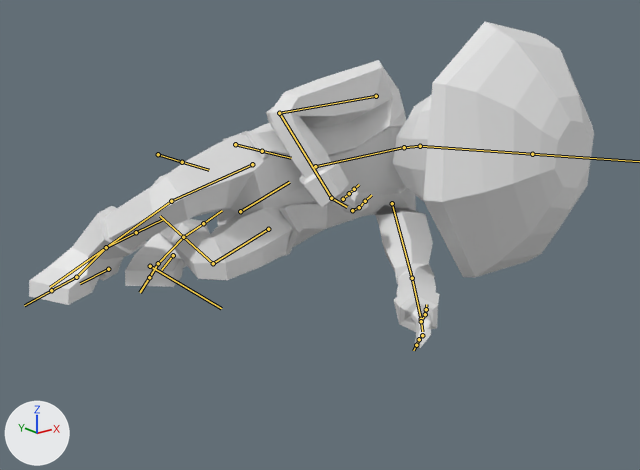
The FBX model Map/Assets/Models/Yamato_civil/yamato_civil.fbx, before and after one commit.
The view is the same before and after, from a camera (50 mm lens) standing at (-9.43, -18.13, 7.17) and looking at (3.18, -2.37, 0.86). Lighting does not change. The marker at lower left points along +X, +Y and +Z. Both versions are drawn at frame 21 of the action 'Armature|Dead'; the numbers are the values there. The bones that bend it are drawn over the model as lines.

The first picture shows 'Yamato'.
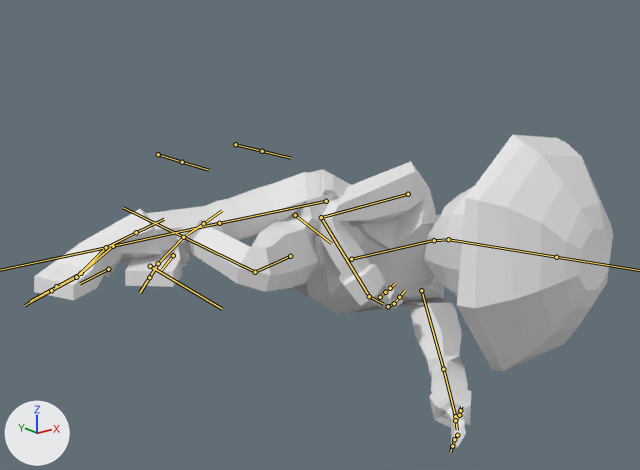
Location of each change, [x1, y1, x2, y2] in pixels of the pictures (640 x 470 px):
'Yamato', posed: before [29, 22, 594, 348]; after [34, 135, 613, 448]
bone 'abdomen', root to tip: before (240, 211) to (289, 182); after (295, 215) to (331, 243)
bone 'pecho', root to tip: before (315, 166) to (405, 147); after (351, 259) to (434, 240)
bone 'femur_L', root to tip: before (268, 229) to (213, 263); after (290, 256) to (255, 272)
bone 'tibia_L', root to tip: before (213, 263) to (183, 237); after (255, 272) to (183, 237)
bone 'femur_R', root to tip: before (252, 164) to (171, 201); after (326, 201) to (220, 223)
bone 'tibia_R', root to tip: before (171, 201) to (106, 247); after (219, 223) to (113, 246)
bone 'pie_R', root to tip: before (106, 247) to (76, 277); after (113, 246) to (81, 273)
bone 'dedos_pie_R', root to tip: before (76, 277) to (51, 290); after (81, 273) to (56, 286)

What changed in the scene script:
```text
Change bone_abdomen:
    where bone_abdomen = bpy.data.objects['Armature'].pose.bones['abdomen']  # child of 'root'
    bone_abdomen.location: (-0.52, -4.09, 1.98) -> (0.29, -4.54, 3.47)
    bone_abdomen.rotation_quaternion: (0.784, 0.54, 0.026, -0.305) -> (0.42, 0.829, 0.044, -0.366)  # degrees (63, 22, -29) -> degrees (120, 40, -18)
Change bone_pecho:
    where bone_pecho = bpy.data.objects['Armature'].pose.bones['pecho']  # child of 'abdomen'
    bone_pecho.rotation_quaternion: (0.956, -0.29, -0.002, -0.03) -> (0.867, -0.161, 0.077, -0.465)  # degrees (-34, -1, -3) -> degrees (-21, -1, -56)
Change bone_femur_l:
    where bone_femur_l = bpy.data.objects['Armature'].pose.bones['femur_L']  # child of 'abdomen'
    bone_femur_l.rotation_quaternion: (0.896, 0.221, 0.386, -0.016) -> (0.828, 0.159, 0.45, 0.294)  # degrees (32, 44, 11) -> degrees (44, 41, 56)
Change bone_tibia_l:
    where bone_tibia_l = bpy.data.objects['Armature'].pose.bones['tibia_L']  # child of 'femur_L'
    bone_tibia_l.rotation_quaternion: (0.393, 0.605, 0.02, 0.692) -> (0.529, 0.554, 0.014, 0.642)  # degrees (62, -55, 86) -> degrees (57, -44, 76)
Change bone_femur_r:
    where bone_femur_r = bpy.data.objects['Armature'].pose.bones['femur_R']  # child of 'abdomen'
    bone_femur_r.rotation_quaternion: (0.921, 0.118, 0.37, -0.025) -> (0.844, -0.268, 0.36, 0.294)  # degrees (16, 43, 3) -> degrees (-22, 50, 28)
Change bone_tibia_r:
    where bone_tibia_r = bpy.data.objects['Armature'].pose.bones['tibia_R']  # child of 'femur_R'
    bone_tibia_r.rotation_quaternion: (0.728, 0.65, 0.021, 0.216) -> (0.999, -0.04, 0.017, 0.0)  # degrees (81, -14, 21) -> degrees (-5, 2, 0)
Change bone_pie_r:
    where bone_pie_r = bpy.data.objects['Armature'].pose.bones['pie_R']  # child of 'pie_R_control'
    bone_pie_r.location: (-0.24, 0.03, 0.06) -> (-0.35, -0.09, 0.01)
    bone_pie_r.rotation_quaternion: (0.992, -0.031, 0.0, -0.126) -> (0.988, -0.006, 0.0, -0.157)  # degrees (-4, 0, -14) -> degrees (-1, 0, -18)
Change bone_dedos_pie_r:
    where bone_dedos_pie_r = bpy.data.objects['Armature'].pose.bones['dedos_pie_R']  # child of 'pie_R'
    bone_dedos_pie_r.rotation_quaternion: (0.992, 0.029, 0.051, 0.116) -> (0.988, 0.003, 0.062, 0.144)  # degrees (4, 5, 13) -> degrees (1, 7, 17)
```
